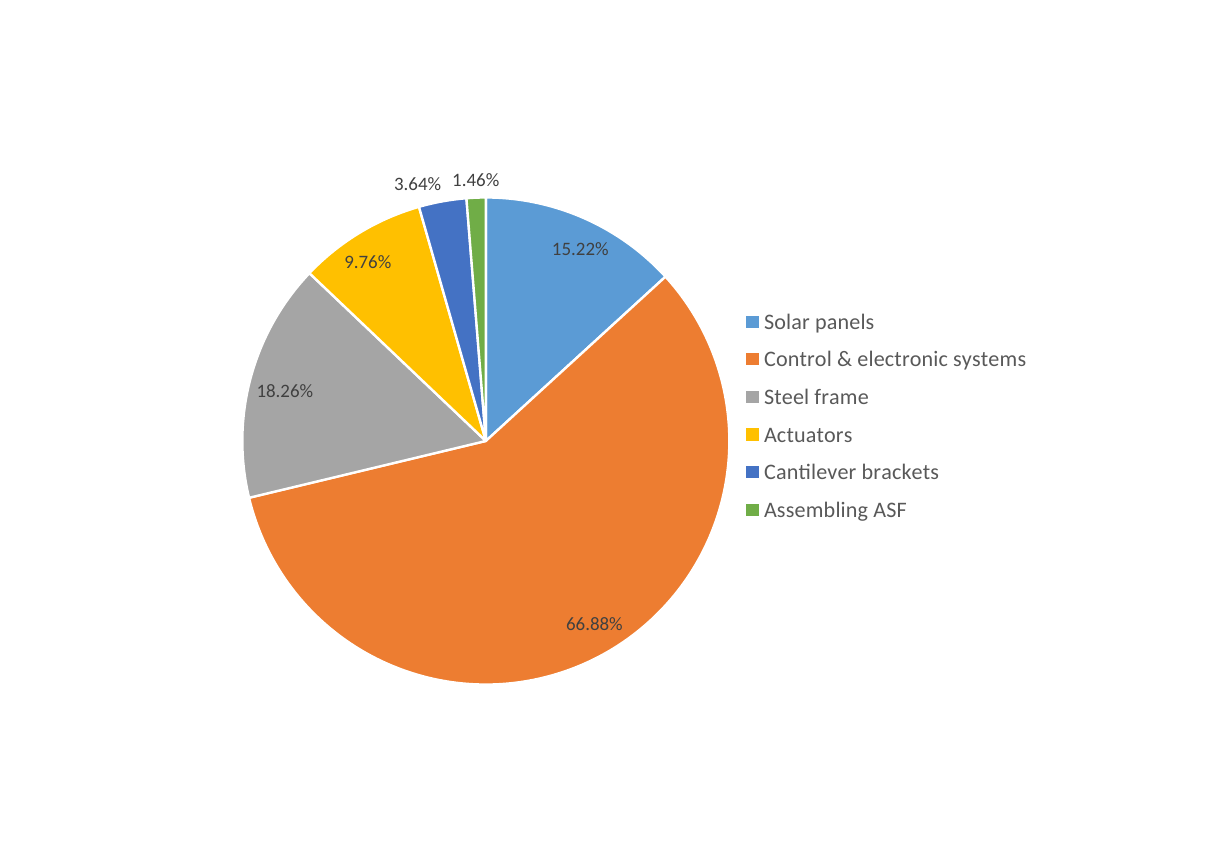
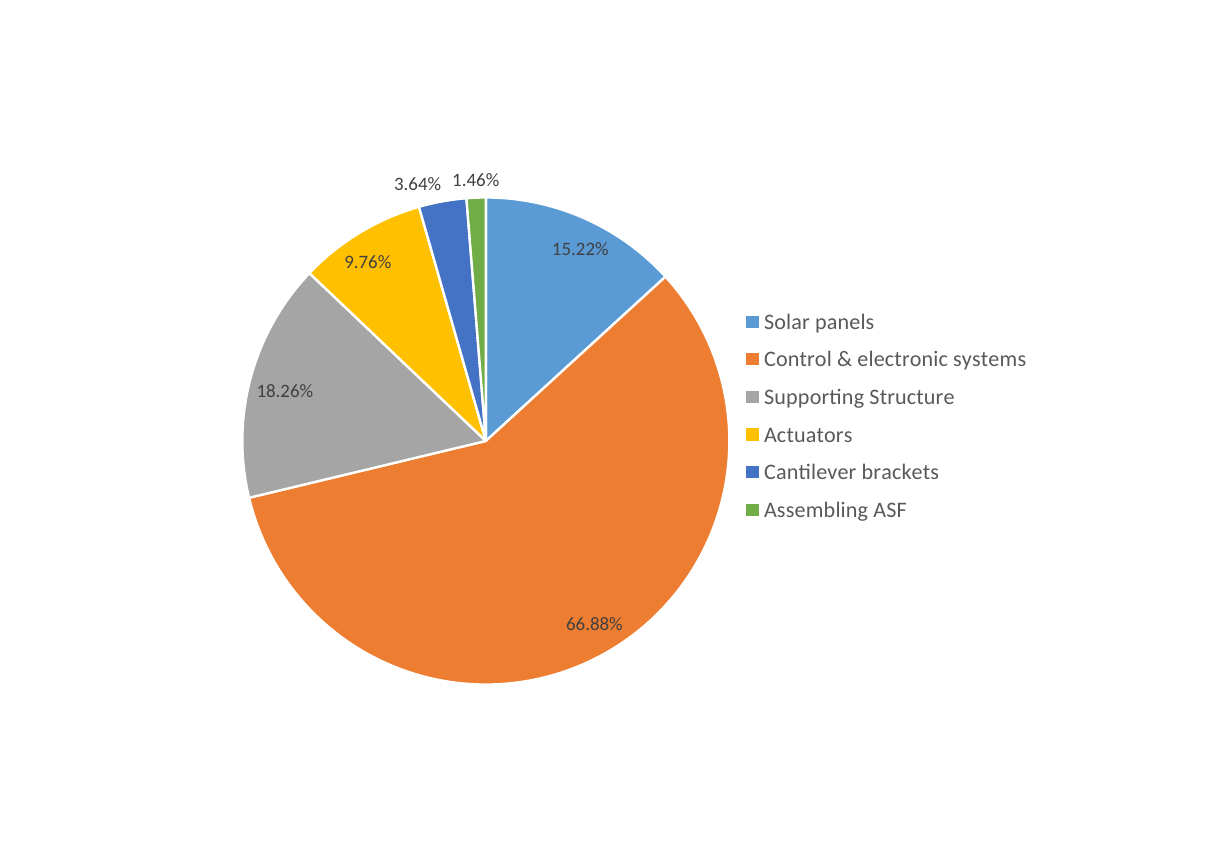
Before and after one commit to architecture-building-systems/LCA_Paper, a slide deck: slide 14 of elsarticle/Images/Thesis charts.pptx. Drawn at 1232x853 pixels with LibreOffice and Linux fonts; fonts in the diff are those of the drawing. Boxes give left, top, right and bottom in pixels: in the first picture for what was removed or moved away, otherwise in the second. Text is boxed around its words. In the diff, an @@ line names an element or a change of style, - is before the commit and + after.

```diff
--- a/elsarticle/Images/Thesis charts.pptx
+++ b/elsarticle/Images/Thesis charts.pptx
@@ pie chart at <box>206,152,1073,700</box> @@
-categories: Solar panels, Control & electronic systems, Steel frame, Actuators, Cantilever brackets, Assembling ASF
+categories: Solar panels, Control & electronic systems, Supporting Structure, Actuators, Cantilever brackets, Assembling ASF
```
Also in this commit, not shown: 2 other slides changed, 1 other file.
